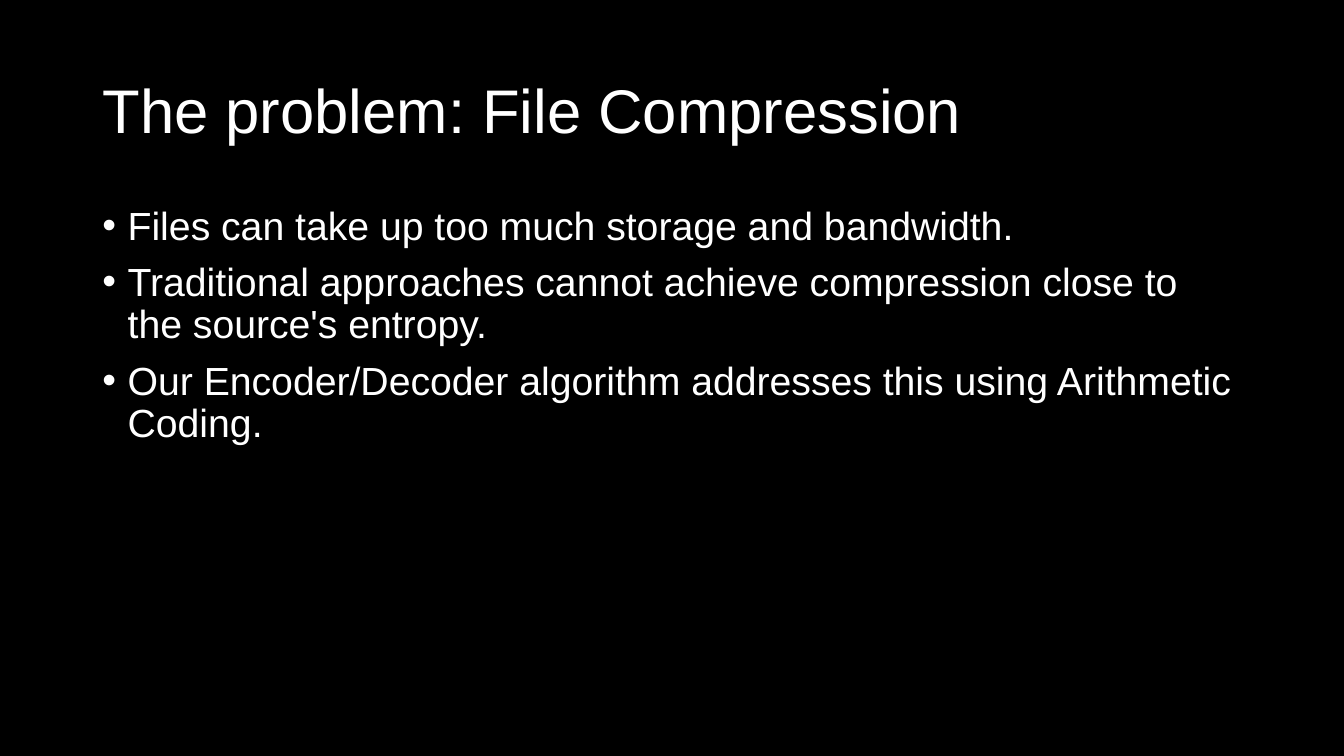
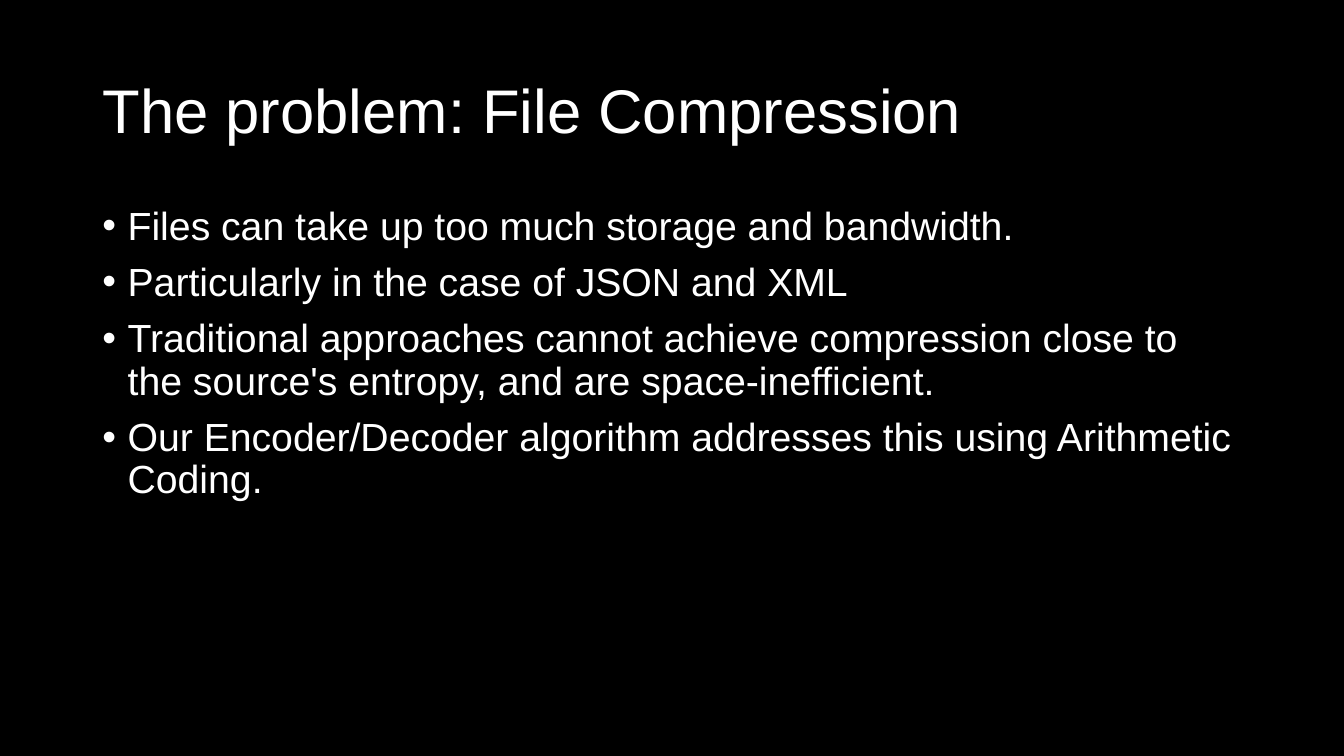
Before and after one commit to Tom-Croft/ECM3428, a slide deck: slide 2 of project_presentation.pptx. Drawn at 1344x756 pixels with LibreOffice and Linux fonts; fonts in the diff are those of the drawing. Boxes give left, top, right and bottom in pixels: in the first picture for what was removed or moved away, otherwise in the second. Text is boxed around its words. In the diff, an @@ line names an element or a change of style, - is before the commit and + after.

Commit message:
updated presentation

```diff
--- a/project_presentation.pptx
+++ b/project_presentation.pptx
@@ text at bbox=[128, 267, 1178, 403]: text changed @@
-• Traditional approaches cannot achieve compression close to the source's entropy.
+• Particularly in the case of JSON and XML
+• Traditional approaches cannot achieve compression close to the source's entropy, and are space-inefficient.
```
Also in this commit, not shown: 1 other slide changed.
